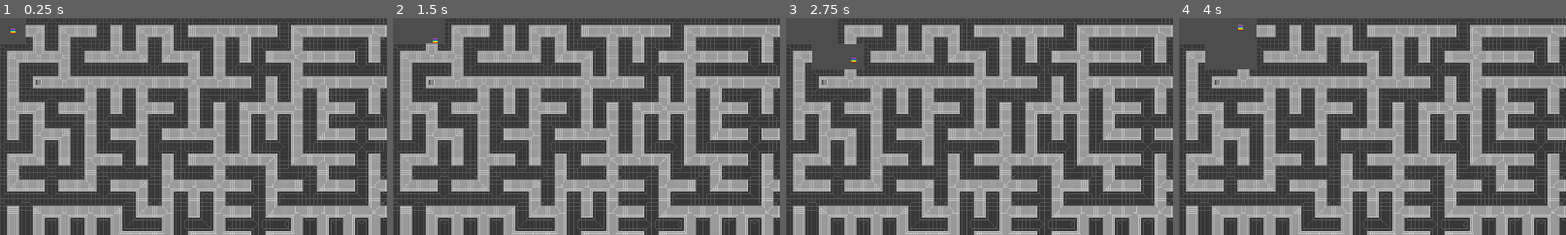
Above: before the commit, frames 1-4 (left to right).
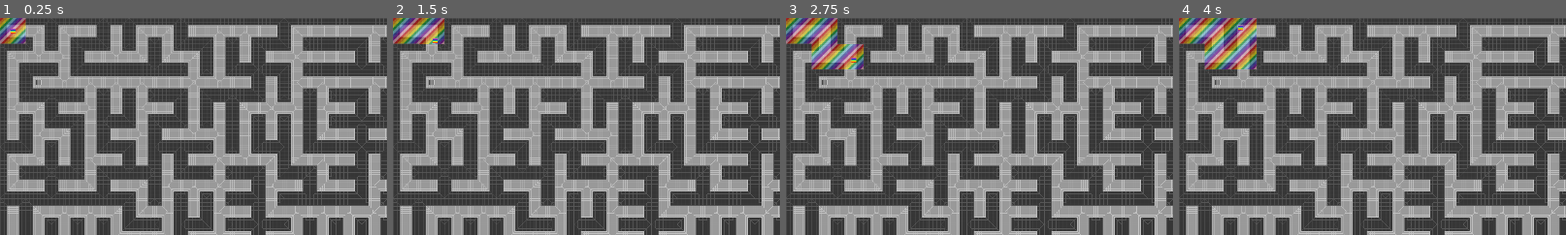
Above: after the commit, the same moments.

Repository: JuniperSchenstrom/godot4-rainbowmaze
Game: Godot game, scene res://scenes/levels/level.tscn
Same seed, same stepped clock (60 frames per second), same inputs: the game is played once before the commit and once after it.
Inputs:
- Up to frame 1 (0.25 s): no input
- Up to frame 2 (1.5 s): tap Enter at 0.5 s; hold D (move_right) 0.53-1.28 s; tap Space at 1.25 s; hold S (move_down) from 1.28 s (still down)
- Up to frame 3 (2.75 s): release S (move_down) at 2.03 s; hold D (move_right) from 2.03 s (still down)
- Up to frame 4 (4 s): tap Enter at 2.75 s; release D (move_right) at 2.78 s; hold W (move_up) 2.78-3.53 s; hold A (move_left) from 3.53 s (still down)
The pictures show only the part of the screen within x 0-50%, y 0-50%; the shares and areas given below are measured in that part.

The runs differ from the first frame. In frame 1, 0.8% of the frame differs, in the area x 0-7%, y 0-13%; in frame 2, 1.6%; in frame 3, 3.1%; in frame 4, 3.9%, in the area x 0-21%, y 0-24%.

Commit message:
added color tiles

Diff:
--- a/map_elements/tile_scripts/tile_elbow_down_left.gd
+++ b/map_elements/tile_scripts/tile_elbow_down_left.gd
@@ -6,4 +6,4 @@
 
 		# switch sprites when player enters
 		$Sprite2D.hide()
-		# add color sprite
+		$Sprite2D_C.show()
--- a/map_elements/tile_scripts/tile_elbow_down_right.gd
+++ b/map_elements/tile_scripts/tile_elbow_down_right.gd
@@ -6,4 +6,4 @@
 
 		# switch sprites when player enters
 		$Sprite2D.hide()
-		# add color sprite
+		$Sprite2D_C.show()
--- a/map_elements/tile_scripts/tile_elbow_up_left.gd
+++ b/map_elements/tile_scripts/tile_elbow_up_left.gd
@@ -6,4 +6,4 @@
 
 		# switch sprites when player enters
 		$Sprite2D.hide()
-		# add color sprite
+		$Sprite2D_C.show()
--- a/map_elements/tile_scripts/tile_elbow_up_right.gd
+++ b/map_elements/tile_scripts/tile_elbow_up_right.gd
@@ -6,4 +6,4 @@
 
 		# switch sprites when player enters
 		$Sprite2D.hide()
-		# add color sprite
+		$Sprite2D_C.show()
--- a/map_elements/tile_scripts/tile_end_down.gd
+++ b/map_elements/tile_scripts/tile_end_down.gd
@@ -6,4 +6,4 @@
 
 		# switch sprites when player enters
 		$Sprite2D.hide()
-		# add color sprite
+		$Sprite2D_C.show()
--- a/map_elements/tile_scripts/tile_end_left.gd
+++ b/map_elements/tile_scripts/tile_end_left.gd
@@ -6,4 +6,4 @@
 
 		# switch sprites when player enters
 		$Sprite2D.hide()
-		# add color sprite
+		$Sprite2D_C.show()
--- a/map_elements/tile_scripts/tile_end_right.gd
+++ b/map_elements/tile_scripts/tile_end_right.gd
@@ -6,4 +6,4 @@
 
 		# switch sprites when player enters
 		$Sprite2D.hide()
-		# add color sprite
+		$Sprite2D_C.show()
--- a/map_elements/tile_scripts/tile_end_up.gd
+++ b/map_elements/tile_scripts/tile_end_up.gd
@@ -6,4 +6,4 @@
 
 		# switch sprites when player enters
 		$Sprite2D.hide()
-		# add color sprite
+		$Sprite2D_C.show()
--- a/map_elements/tile_scripts/tile_four_way.gd
+++ b/map_elements/tile_scripts/tile_four_way.gd
@@ -6,4 +6,4 @@
 
 		# switch sprites when player enters
 		$Sprite2D.hide()
-		# add color sprite
+		$Sprite2D_C.show()
--- a/map_elements/tile_scripts/tile_straight_horizontal.gd
+++ b/map_elements/tile_scripts/tile_straight_horizontal.gd
@@ -6,4 +6,4 @@
 
 		# switch sprites when player enters
 		$Sprite2D.hide()
-		# add color sprite
+		$Sprite2D_C.show()
--- a/map_elements/tile_scripts/tile_straight_vertical.gd
+++ b/map_elements/tile_scripts/tile_straight_vertical.gd
@@ -6,4 +6,4 @@
 
 		# switch sprites when player enters
 		$Sprite2D.hide()
-		# add color sprite
+		$Sprite2D_C.show()
--- a/map_elements/tile_scripts/tile_three_way_down.gd
+++ b/map_elements/tile_scripts/tile_three_way_down.gd
@@ -6,4 +6,4 @@
 
 		# switch sprites when player enters
 		$Sprite2D.hide()
-		# add color sprite
+		$Sprite2D_C.show()
--- a/map_elements/tile_scripts/tile_three_way_left.gd
+++ b/map_elements/tile_scripts/tile_three_way_left.gd
@@ -6,4 +6,4 @@
 
 		# switch sprites when player enters
 		$Sprite2D.hide()
-		# add color sprite
+		$Sprite2D_C.show()
--- a/map_elements/tile_scripts/tile_three_way_right.gd
+++ b/map_elements/tile_scripts/tile_three_way_right.gd
@@ -6,4 +6,4 @@
 
 		# switch sprites when player enters
 		$Sprite2D.hide()
-		# add color sprite
+		$Sprite2D_C.show()
--- a/map_elements/tile_scripts/tile_three_way_up.gd
+++ b/map_elements/tile_scripts/tile_three_way_up.gd
@@ -6,4 +6,4 @@
 
 		# switch sprites when player enters
 		$Sprite2D.hide()
-		# add color sprite
+		$Sprite2D_C.show()
--- a/map_elements/tiles/tile_elbow_down_left.tscn
+++ b/map_elements/tiles/tile_elbow_down_left.tscn
@@ -1,7 +1,8 @@
-[gd_scene load_steps=5 format=3 uid="uid://rqn6t1gxtb81"]
+[gd_scene load_steps=6 format=3 uid="uid://rqn6t1gxtb81"]
 
 [ext_resource type="Texture2D" uid="uid://dn4u0pk4p8ibl" path="res://textures/elbow_down_left.png" id="1_ut20i"]
 [ext_resource type="Script" path="res://map_elements/tile_scripts/tile_elbow_down_left.gd" id="1_wsgfh"]
+[ext_resource type="Texture2D" uid="uid://b8lev8u3jtryx" path="res://textures/elbow_down_left_color.png" id="3_mm8fe"]
 
 [sub_resource type="RectangleShape2D" id="RectangleShape2D_13ite"]
 size = Vector2(36, 36)
@@ -14,6 +15,10 @@
 
 [node name="Sprite2D" type="Sprite2D" parent="."]
 texture = ExtResource("1_ut20i")
+
+[node name="Sprite2D_C" type="Sprite2D" parent="."]
+visible = false
+texture = ExtResource("3_mm8fe")
 
 [node name="DownLeft" type="CollisionShape2D" parent="."]
 position = Vector2(-47, 47)
--- a/map_elements/tiles/tile_elbow_down_right.tscn
+++ b/map_elements/tiles/tile_elbow_down_right.tscn
@@ -1,7 +1,8 @@
-[gd_scene load_steps=5 format=3 uid="uid://4518kdmqlpft"]
+[gd_scene load_steps=6 format=3 uid="uid://4518kdmqlpft"]
 
 [ext_resource type="Script" path="res://map_elements/tile_scripts/tile_elbow_down_right.gd" id="1_jqm5l"]
 [ext_resource type="Texture2D" uid="uid://dslbr1kykbdf4" path="res://textures/elbow_down_right.png" id="1_tlm7n"]
+[ext_resource type="Texture2D" uid="uid://btvnj6mlew6l6" path="res://textures/elbow_down_right_color.png" id="3_1xp1g"]
 
 [sub_resource type="RectangleShape2D" id="RectangleShape2D_ejwfi"]
 size = Vector2(36, 36)
@@ -14,6 +15,10 @@
 
 [node name="Sprite2D" type="Sprite2D" parent="."]
 texture = ExtResource("1_tlm7n")
+
+[node name="Sprite2D_C" type="Sprite2D" parent="."]
+visible = false
+texture = ExtResource("3_1xp1g")
 
 [node name="DownRight" type="CollisionShape2D" parent="."]
 position = Vector2(47, 47)
--- a/map_elements/tiles/tile_elbow_up_left.tscn
+++ b/map_elements/tiles/tile_elbow_up_left.tscn
@@ -1,7 +1,8 @@
-[gd_scene load_steps=5 format=3 uid="uid://8rita206oux7"]
+[gd_scene load_steps=6 format=3 uid="uid://8rita206oux7"]
 
 [ext_resource type="Texture2D" uid="uid://csqogtke7bepa" path="res://textures/elbow_up_left.png" id="1_q7y4b"]
 [ext_resource type="Script" path="res://map_elements/tile_scripts/tile_elbow_up_left.gd" id="1_xuwo3"]
+[ext_resource type="Texture2D" uid="uid://u2wytv6uymra" path="res://textures/elbow_up_left_color.png" id="3_v2c24"]
 
 [sub_resource type="RectangleShape2D" id="RectangleShape2D_13ite"]
 size = Vector2(36, 36)
@@ -14,6 +15,10 @@
 
 [node name="Sprite2D" type="Sprite2D" parent="."]
 texture = ExtResource("1_q7y4b")
+
+[node name="Sprite2D_C" type="Sprite2D" parent="."]
+visible = false
+texture = ExtResource("3_v2c24")
 
 [node name="UpLeft" type="CollisionShape2D" parent="."]
 position = Vector2(-46.6, -46.6)
--- a/map_elements/tiles/tile_elbow_up_right.tscn
+++ b/map_elements/tiles/tile_elbow_up_right.tscn
@@ -1,7 +1,8 @@
-[gd_scene load_steps=5 format=3 uid="uid://cynh6cp2ngmt"]
+[gd_scene load_steps=6 format=3 uid="uid://cynh6cp2ngmt"]
 
 [ext_resource type="Script" path="res://map_elements/tile_scripts/tile_elbow_up_right.gd" id="1_vmgi8"]
 [ext_resource type="Texture2D" uid="uid://b1reuwofmxvar" path="res://textures/elbow_up_right.png" id="1_xgknt"]
+[ext_resource type="Texture2D" uid="uid://dcajnb7nu7txd" path="res://textures/elbow_up_right_color.png" id="3_talv4"]
 
 [sub_resource type="RectangleShape2D" id="RectangleShape2D_ejwfi"]
 size = Vector2(36, 36)
@@ -15,6 +16,10 @@
 
 [node name="Sprite2D" type="Sprite2D" parent="."]
 texture = ExtResource("1_xgknt")
+
+[node name="Sprite2D_C" type="Sprite2D" parent="."]
+visible = false
+texture = ExtResource("3_talv4")
 
 [node name="UpRight" type="CollisionShape2D" parent="."]
 position = Vector2(47.4, -46.6)
--- a/map_elements/tiles/tile_end_down.tscn
+++ b/map_elements/tiles/tile_end_down.tscn
@@ -1,7 +1,8 @@
-[gd_scene load_steps=4 format=3 uid="uid://cypol3hqvtvag"]
+[gd_scene load_steps=5 format=3 uid="uid://cypol3hqvtvag"]
 
 [ext_resource type="Texture2D" uid="uid://chhmps67if8km" path="res://textures/end_down.png" id="1_jcoa8"]
 [ext_resource type="Script" path="res://map_elements/tile_scripts/tile_end_down.gd" id="1_w48u7"]
+[ext_resource type="Texture2D" uid="uid://b3cwbiyg3wj1y" path="res://textures/end_down_color.png" id="3_vxgug"]
 
 [sub_resource type="RectangleShape2D" id="RectangleShape2D_d611o"]
 size = Vector2(56, 56)
@@ -11,6 +12,10 @@
 
 [node name="Sprite2D" type="Sprite2D" parent="."]
 texture = ExtResource("1_jcoa8")
+
+[node name="Sprite2D_C" type="Sprite2D" parent="."]
+visible = false
+texture = ExtResource("3_vxgug")
 
 [node name="CollisionPolygon2D" type="CollisionPolygon2D" parent="."]
 position = Vector2(0, -29)
--- a/map_elements/tiles/tile_end_left.tscn
+++ b/map_elements/tiles/tile_end_left.tscn
@@ -1,7 +1,8 @@
-[gd_scene load_steps=4 format=3 uid="uid://w8g7666d4txf"]
+[gd_scene load_steps=5 format=3 uid="uid://w8g7666d4txf"]
 
 [ext_resource type="Texture2D" uid="uid://hesfpwealye4" path="res://textures/end_left.png" id="1_0h8rr"]
 [ext_resource type="Script" path="res://map_elements/tile_scripts/tile_end_left.gd" id="1_yjue4"]
+[ext_resource type="Texture2D" uid="uid://c5jn1q7opds81" path="res://textures/end_left_color.png" id="3_wim2i"]
 
 [sub_resource type="RectangleShape2D" id="RectangleShape2D_rvpox"]
 size = Vector2(56, 56)
@@ -11,6 +12,10 @@
 
 [node name="Sprite2D" type="Sprite2D" parent="."]
 texture = ExtResource("1_0h8rr")
+
+[node name="Sprite2D_C" type="Sprite2D" parent="."]
+visible = false
+texture = ExtResource("3_wim2i")
 
 [node name="CollisionPolygon2D" type="CollisionPolygon2D" parent="."]
 position = Vector2(29, 0)
--- a/map_elements/tiles/tile_end_right.tscn
+++ b/map_elements/tiles/tile_end_right.tscn
@@ -1,7 +1,8 @@
-[gd_scene load_steps=4 format=3 uid="uid://dxj5uoalyhkcd"]
+[gd_scene load_steps=5 format=3 uid="uid://dxj5uoalyhkcd"]
 
 [ext_resource type="Texture2D" uid="uid://bb0w6lt8r4yy" path="res://textures/end_right.png" id="1_g3afi"]
 [ext_resource type="Script" path="res://map_elements/tile_scripts/tile_end_right.gd" id="1_ilu7a"]
+[ext_resource type="Texture2D" uid="uid://bxmbi0dnxopnk" path="res://textures/end_right_color.png" id="3_4eveu"]
 
 [sub_resource type="RectangleShape2D" id="RectangleShape2D_fapbn"]
 size = Vector2(56, 56)
@@ -11,6 +12,10 @@
 
 [node name="Sprite2D" type="Sprite2D" parent="."]
 texture = ExtResource("1_g3afi")
+
+[node name="Sprite2D_C" type="Sprite2D" parent="."]
+visible = false
+texture = ExtResource("3_4eveu")
 
 [node name="CollisionPolygon2D" type="CollisionPolygon2D" parent="."]
 position = Vector2(-42, -9)
--- a/map_elements/tiles/tile_end_up.tscn
+++ b/map_elements/tiles/tile_end_up.tscn
@@ -1,7 +1,8 @@
-[gd_scene load_steps=4 format=3 uid="uid://dj774qtrln48b"]
+[gd_scene load_steps=5 format=3 uid="uid://dj774qtrln48b"]
 
 [ext_resource type="Script" path="res://map_elements/tile_scripts/tile_end_up.gd" id="1_08hu6"]
 [ext_resource type="Texture2D" uid="uid://clhb6u8oywdrp" path="res://textures/end_up.png" id="1_xdngf"]
+[ext_resource type="Texture2D" uid="uid://g8pksbg7p4ry" path="res://textures/end_up_color.png" id="3_3bj01"]
 
 [sub_resource type="RectangleShape2D" id="RectangleShape2D_ji21n"]
 size = Vector2(56, 56)
@@ -11,6 +12,10 @@
 
 [node name="Sprite2D" type="Sprite2D" parent="."]
 texture = ExtResource("1_xdngf")
+
+[node name="Sprite2D_C" type="Sprite2D" parent="."]
+visible = false
+texture = ExtResource("3_3bj01")
 
 [node name="CollisionPolygon2D" type="CollisionPolygon2D" parent="."]
 position = Vector2(-22, 24)
--- a/map_elements/tiles/tile_four_way.tscn
+++ b/map_elements/tiles/tile_four_way.tscn
@@ -1,7 +1,8 @@
-[gd_scene load_steps=5 format=3 uid="uid://ddr13gpdmkqbm"]
+[gd_scene load_steps=6 format=3 uid="uid://ddr13gpdmkqbm"]
 
 [ext_resource type="Texture2D" uid="uid://cfk62pgkqv2tv" path="res://textures/four_way.png" id="1_87u4j"]
 [ext_resource type="Script" path="res://map_elements/tile_scripts/tile_four_way.gd" id="1_ssbu2"]
+[ext_resource type="Texture2D" uid="uid://bx1ek73lnrkyx" path="res://textures/four_way_color.png" id="3_3fqds"]
 
 [sub_resource type="RectangleShape2D" id="RectangleShape2D_0ade0"]
 size = Vector2(36, 36)
@@ -14,6 +15,10 @@
 
 [node name="Sprite2D" type="Sprite2D" parent="."]
 texture = ExtResource("1_87u4j")
+
+[node name="Sprite2D_C" type="Sprite2D" parent="."]
+visible = false
+texture = ExtResource("3_3fqds")
 
 [node name="UpLeft" type="CollisionShape2D" parent="."]
 position = Vector2(-47, -47)
--- a/map_elements/tiles/tile_straight_horizontal.tscn
+++ b/map_elements/tiles/tile_straight_horizontal.tscn
@@ -1,7 +1,8 @@
-[gd_scene load_steps=6 format=3 uid="uid://wx4o1s01yait"]
+[gd_scene load_steps=7 format=3 uid="uid://wx4o1s01yait"]
 
 [ext_resource type="Script" path="res://map_elements/tile_scripts/tile_straight_horizontal.gd" id="1_bpwe8"]
 [ext_resource type="Texture2D" uid="uid://dypfi0ruww2xk" path="res://textures/straight_horizontal.png" id="1_di5af"]
+[ext_resource type="Texture2D" uid="uid://473xmnv6lbl8" path="res://textures/straight_horizontal_color.png" id="3_r2526"]
 
 [sub_resource type="RectangleShape2D" id="RectangleShape2D_fyksl"]
 size = Vector2(36, 36)
@@ -17,6 +18,10 @@
 
 [node name="Sprite2D" type="Sprite2D" parent="."]
 texture = ExtResource("1_di5af")
+
+[node name="Sprite2D_C" type="Sprite2D" parent="."]
+visible = false
+texture = ExtResource("3_r2526")
 
 [node name="Up" type="CollisionShape2D" parent="."]
 position = Vector2(0, -47)
--- a/map_elements/tiles/tile_straight_vertical.tscn
+++ b/map_elements/tiles/tile_straight_vertical.tscn
@@ -1,7 +1,8 @@
-[gd_scene load_steps=6 format=3 uid="uid://648v5ly4hwbk"]
+[gd_scene load_steps=7 format=3 uid="uid://648v5ly4hwbk"]
 
 [ext_resource type="Script" path="res://map_elements/tile_scripts/tile_straight_vertical.gd" id="1_k0fp0"]
 [ext_resource type="Texture2D" uid="uid://v1ruois5fks1" path="res://textures/straight_vertical.png" id="1_pttxn"]
+[ext_resource type="Texture2D" uid="uid://c7bp0ham2wqfg" path="res://textures/straight_vertical_color.png" id="3_kj5ee"]
 
 [sub_resource type="RectangleShape2D" id="RectangleShape2D_8ymq4"]
 size = Vector2(36, 36)
@@ -17,6 +18,10 @@
 
 [node name="Sprite2D" type="Sprite2D" parent="."]
 texture = ExtResource("1_pttxn")
+
+[node name="Sprite2D_C" type="Sprite2D" parent="."]
+visible = false
+texture = ExtResource("3_kj5ee")
 
 [node name="Right" type="CollisionShape2D" parent="."]
 position = Vector2(47, 0)
--- a/map_elements/tiles/tile_three_way_down.tscn
+++ b/map_elements/tiles/tile_three_way_down.tscn
@@ -1,7 +1,8 @@
-[gd_scene load_steps=5 format=3 uid="uid://bglcquqpx3cyq"]
+[gd_scene load_steps=6 format=3 uid="uid://bglcquqpx3cyq"]
 
 [ext_resource type="Script" path="res://map_elements/tile_scripts/tile_three_way_down.gd" id="1_3bdv4"]
 [ext_resource type="Texture2D" uid="uid://ddmkabhgy06vu" path="res://textures/three_way_down.png" id="1_35lcx"]
+[ext_resource type="Texture2D" uid="uid://dgbf6ffx1xvvr" path="res://textures/three_way_down_color.png" id="3_hks2t"]
 
 [sub_resource type="RectangleShape2D" id="RectangleShape2D_0ade0"]
 size = Vector2(36, 36)
@@ -14,6 +15,10 @@
 
 [node name="Sprite2D" type="Sprite2D" parent="."]
 texture = ExtResource("1_35lcx")
+
+[node name="Sprite2D_C" type="Sprite2D" parent="."]
+visible = false
+texture = ExtResource("3_hks2t")
 
 [node name="Up" type="CollisionShape2D" parent="."]
 position = Vector2(0, -47)
--- a/map_elements/tiles/tile_three_way_left.tscn
+++ b/map_elements/tiles/tile_three_way_left.tscn
@@ -1,7 +1,8 @@
-[gd_scene load_steps=5 format=3 uid="uid://biq2vgem47gby"]
+[gd_scene load_steps=6 format=3 uid="uid://biq2vgem47gby"]
 
 [ext_resource type="Script" path="res://map_elements/tile_scripts/tile_three_way_left.gd" id="1_51wa2"]
 [ext_resource type="Texture2D" uid="uid://bv4nyqyf5wy56" path="res://textures/three_way_left.png" id="1_kl1hs"]
+[ext_resource type="Texture2D" uid="uid://th1hqiu7bh8t" path="res://textures/three_way_left_color.png" id="3_xns1v"]
 
 [sub_resource type="RectangleShape2D" id="RectangleShape2D_0ade0"]
 size = Vector2(36, 36)
@@ -14,6 +15,10 @@
 
 [node name="Sprite2D" type="Sprite2D" parent="."]
 texture = ExtResource("1_kl1hs")
+
+[node name="Sprite2D_C" type="Sprite2D" parent="."]
+visible = false
+texture = ExtResource("3_xns1v")
 
 [node name="UpLeft" type="CollisionShape2D" parent="."]
 position = Vector2(-47, -47)
--- a/map_elements/tiles/tile_three_way_right.tscn
+++ b/map_elements/tiles/tile_three_way_right.tscn
@@ -1,7 +1,8 @@
-[gd_scene load_steps=5 format=3 uid="uid://cs4r3hngrw1hl"]
+[gd_scene load_steps=6 format=3 uid="uid://cs4r3hngrw1hl"]
 
 [ext_resource type="Texture2D" uid="uid://b0qy6demor0xf" path="res://textures/three_way_right.png" id="1_8f6ub"]
 [ext_resource type="Script" path="res://map_elements/tile_scripts/tile_three_way_right.gd" id="1_151o7"]
+[ext_resource type="Texture2D" uid="uid://l1dyioxapyxo" path="res://textures/three_way_right_color.png" id="3_4wdhy"]
 
 [sub_resource type="RectangleShape2D" id="RectangleShape2D_0ade0"]
 size = Vector2(36, 36)
@@ -14,6 +15,10 @@
 
 [node name="Sprite2D" type="Sprite2D" parent="."]
 texture = ExtResource("1_8f6ub")
+
+[node name="Sprite2D_C" type="Sprite2D" parent="."]
+visible = false
+texture = ExtResource("3_4wdhy")
 
 [node name="Left" type="CollisionShape2D" parent="."]
 position = Vector2(-47, 0)
--- a/map_elements/tiles/tile_three_way_up.tscn
+++ b/map_elements/tiles/tile_three_way_up.tscn
@@ -1,7 +1,8 @@
-[gd_scene load_steps=5 format=3 uid="uid://ih78hnqln1q6"]
+[gd_scene load_steps=6 format=3 uid="uid://ih78hnqln1q6"]
 
 [ext_resource type="Script" path="res://map_elements/tile_scripts/tile_three_way_up.gd" id="1_hlanl"]
 [ext_resource type="Texture2D" uid="uid://dtxd0igsqyyt3" path="res://textures/three_way_up.png" id="1_mprb0"]
+[ext_resource type="Texture2D" uid="uid://ch4r02oq3mx6j" path="res://textures/three_way_up_color.png" id="3_3exbv"]
 
 [sub_resource type="RectangleShape2D" id="RectangleShape2D_0ade0"]
 size = Vector2(36, 36)
@@ -14,6 +15,10 @@
 
 [node name="Sprite2D" type="Sprite2D" parent="."]
 texture = ExtResource("1_mprb0")
+
+[node name="Sprite2D_C" type="Sprite2D" parent="."]
+visible = false
+texture = ExtResource("3_3exbv")
 
 [node name="UpLeft" type="CollisionShape2D" parent="."]
 position = Vector2(-47, -47)
Not shown, changed: export_presets.cfg
Binary file added: textures/elbow_down_left_color.png
Not shown, added: textures/elbow_down_left_color.png.import
Binary file added: textures/elbow_down_right_color.png
Not shown, added: textures/elbow_down_right_color.png.import
Binary file added: textures/elbow_up_left_color.png
Not shown, added: textures/elbow_up_left_color.png.import
Binary file added: textures/elbow_up_right_color.png
Not shown, added: textures/elbow_up_right_color.png.import
Binary file added: textures/end_down_color.png
Not shown, added: textures/end_down_color.png.import
Binary file added: textures/end_left_color.png
(and 19 more such lines)
